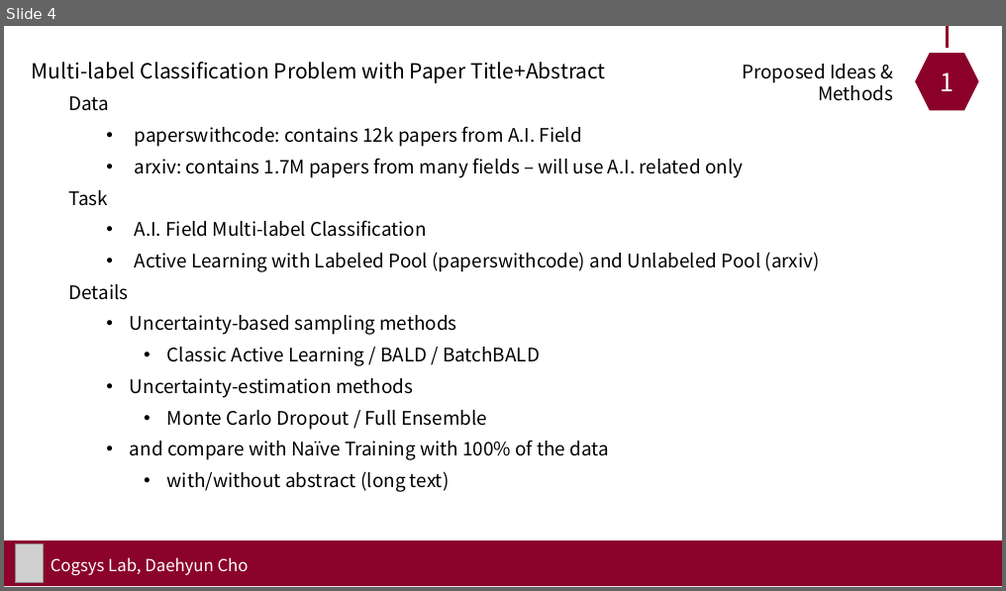
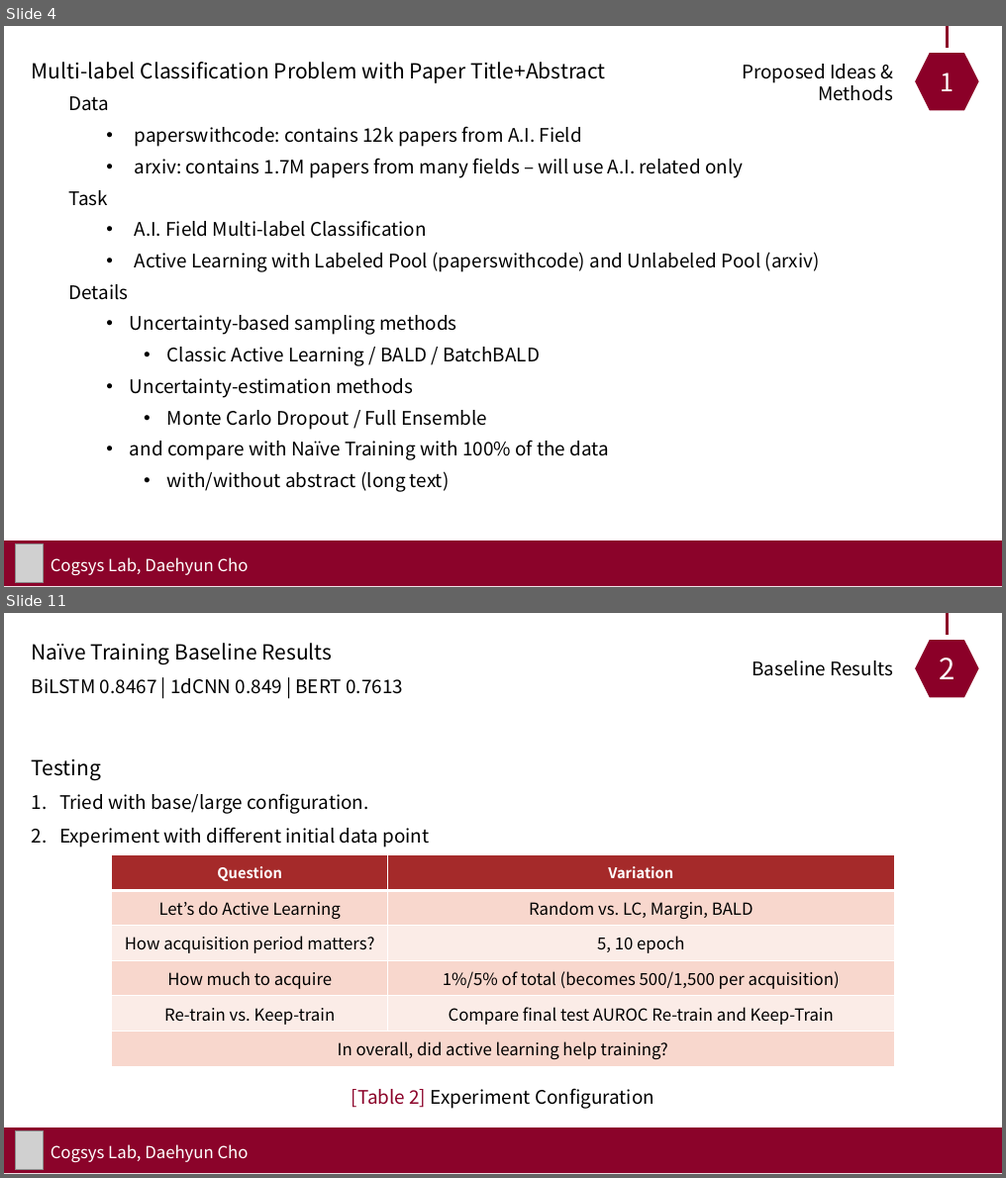
Before and after one commit to 1pha/BayesianActiveLearning, a slide deck: assets/presentations/Final Presentation.pptx. Shown one above the other, each under a label of ours: slide 4 before the commit, slides 4 and 11 after it; the slides between them are not shown. The pictures are 1006x591 and 1006x1178 pixels, drawn with LibreOffice and Linux fonts; fonts in the diff are those of the drawing; grey boxes stand for pictures. Boxes give left, top, right and bottom in pixels: in the first picture for what was removed or moved away, otherwise in the second. Text is boxed around its words. In the diff, an @@ line names an element or a change of style, - is before the commit and + after.

```diff
--- a/assets/presentations/Final Presentation.pptx
+++ b/assets/presentations/Final Presentation.pptx
@@ slide 11 added at box(4, 613, 1002, 1174), background #FFFFFF @@
@@ hexagon added at box(909, 635, 985, 703), fill #8B0028, outline #FFFFFF 10 pt, 28 pt, text #FFFFFF @@
+2
@@ line added from (947, 613) to (947, 635), #8B0028 3 pt @@
@@ text added at box(32, 643, 403, 694), 18 pt, text #000000 @@
+Naïve Training Baseline Results
+BiLSTM 0.8467 | 1dCNN 0.849 | BERT 0.7613
@@ text added at box(751, 661, 894, 676), 18 pt, text #000000 @@
+Baseline Results
@@ text added at box(32, 760, 429, 848), 18 pt, text #000000 @@
+Testing
+1. Tried with base/large configuration.
+2. Experiment with different initial data point
@@ table added at box(112, 856, 895, 1066), 6 rows, 2 columns @@
+Question | Variation
+Let’s do Active Learning | Random vs. LC, Margin, BALD
+How acquisition period matters? | 5, 10 epoch
+How much to acquire | 1%/5% of total (becomes 500/1,500 per acquisition)
+Re-train vs. Keep-train | Compare final test AUROC Re-train and Keep-Train
+In overall, did active learning help training? | 
@@ text added at box(351, 1088, 654, 1109), 18 pt, text #000000 @@
+[Table 2] Experiment Configuration
@@ rectangle added at box(4, 1128, 1002, 1173), fill #8B032A @@
@@ picture added at box(15, 1132, 43, 1170) @@
@@ text added at box(51, 1145, 249, 1162), 16 pt, text #FFFFFF @@
+Cogsys Lab, Daehyun Cho
```
Also in this commit, not shown: 4 slides changed, 16 other slides added, 7 other files.
